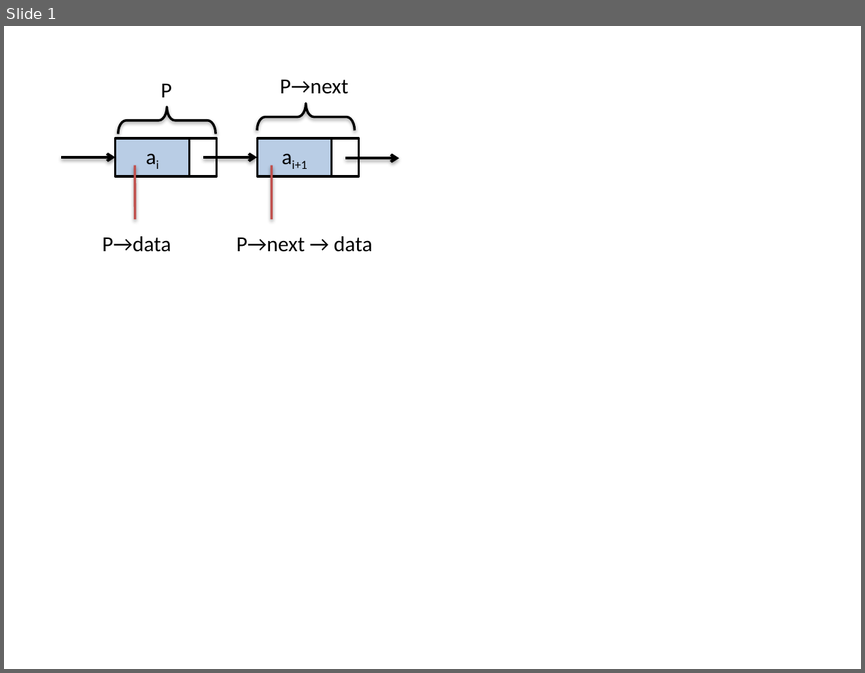
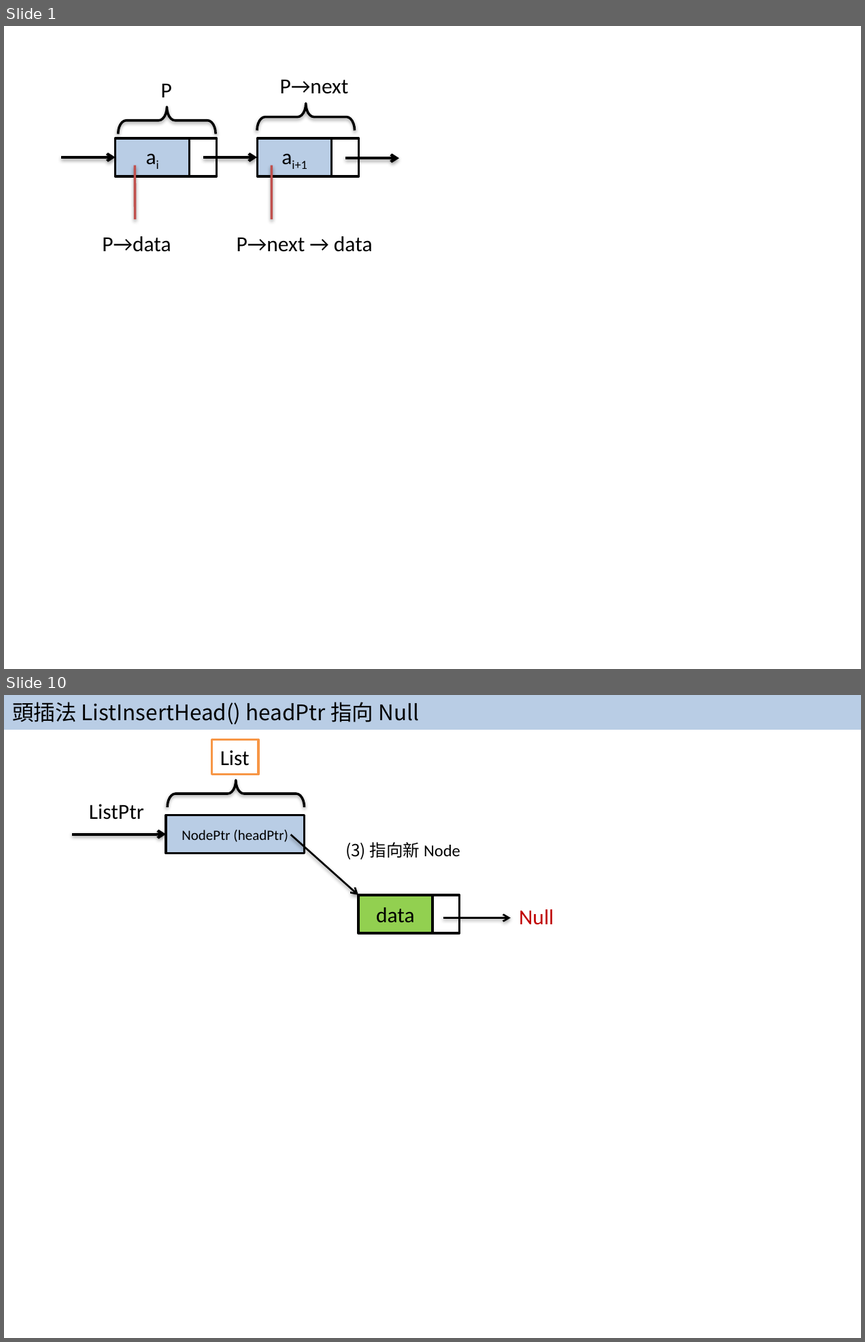
Before and after one commit to JasonChiuCC/DataStructure, a slide deck: LinearList/LinkedList/C/LinkedList.pptx. Shown one above the other, each under a label of ours: slide 1 before the commit, slides 1 and 10 after it; the slides between them are not shown. The pictures are 865x673 and 865x1342 pixels, drawn with LibreOffice and Linux fonts; fonts in the diff are those of the drawing. Boxes give left, top, right and bottom in pixels: in the first picture for what was removed or moved away, otherwise in the second. Text is boxed around its words. In the diff, an @@ line names an element or a change of style, - is before the commit and + after.

```diff
--- a/LinearList/LinkedList/C/LinkedList.pptx
+++ b/LinearList/LinkedList/C/LinkedList.pptx
@@ slide 10 added at [4,695,861,1338], background #FFFFFF @@
@@ rectangle added at [4,695,861,729], fill #B9CDE5, 18 pt, text #000000 @@
+頭插法 ListInsertHead() headPtr 指向 Null
@@ rectangle added at [211,740,258,774], fill #FFFFFF, outline #F79646 2 pt, 18 pt, text #000000 @@
+List
@@ left brace added at [167,780,305,807], outline #000000 2 pt @@
@@ text added at [89,804,144,819], 18 pt, text #000000 @@
+ListPtr
@@ rectangle added at [166,815,304,853], fill #B9CDE5, outline #000000 2 pt, 12 pt, text #000000 @@
+NodePtr (headPtr)
@@ arrow added from (73, 834) to (166, 834), #000000 2.25 pt @@
@@ arrow added from (291, 834) to (358, 895), #000000 1.5 pt @@
@@ text added at [345,842,460,860], 14 pt, text #000000 @@
+(3) 指向新 Node
@@ rectangle added at [358,895,432,933], fill #92D050, outline #000000 2 pt, 18 pt, text #000000 @@
+data
@@ rectangle added at [432,895,459,933], fill #FFFFFF, outline #000000 2 pt @@
@@ arrow added from (443, 918) to (511, 918), #000000 1.5 pt @@
@@ text added at [519,909,553,925], 18 pt, text #C00000 @@
+Null
```
Also in this commit, not shown: 7 slides changed, 7 other slides added, 4 other files.
